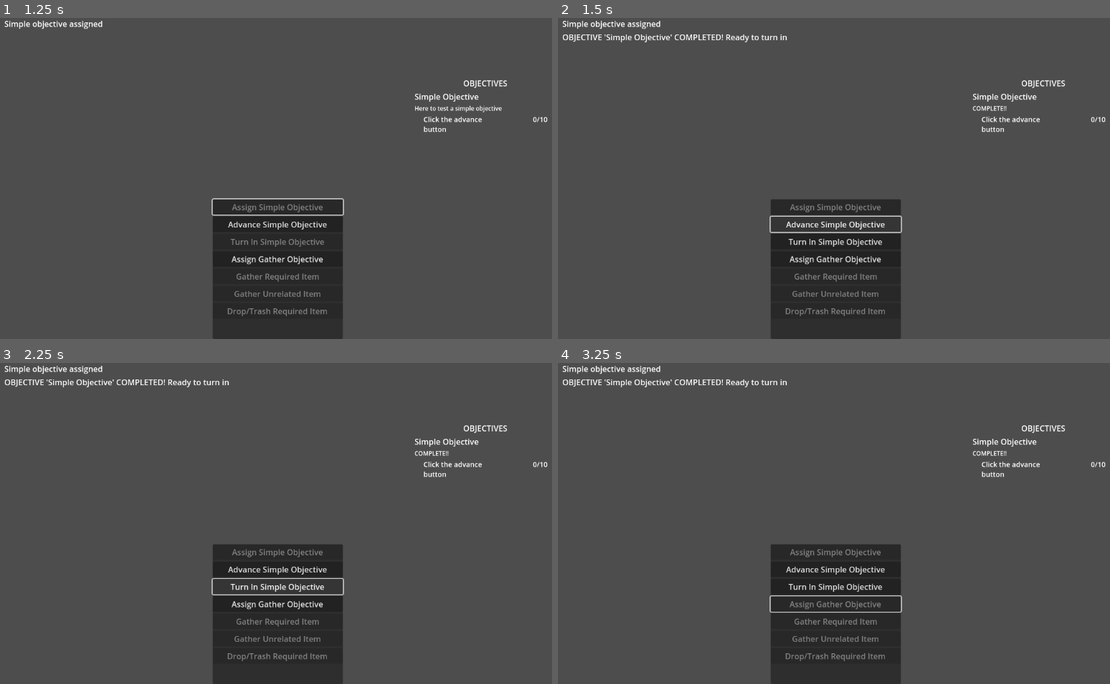
Above: before the commit, frames 1-4 (two rows, left to right).
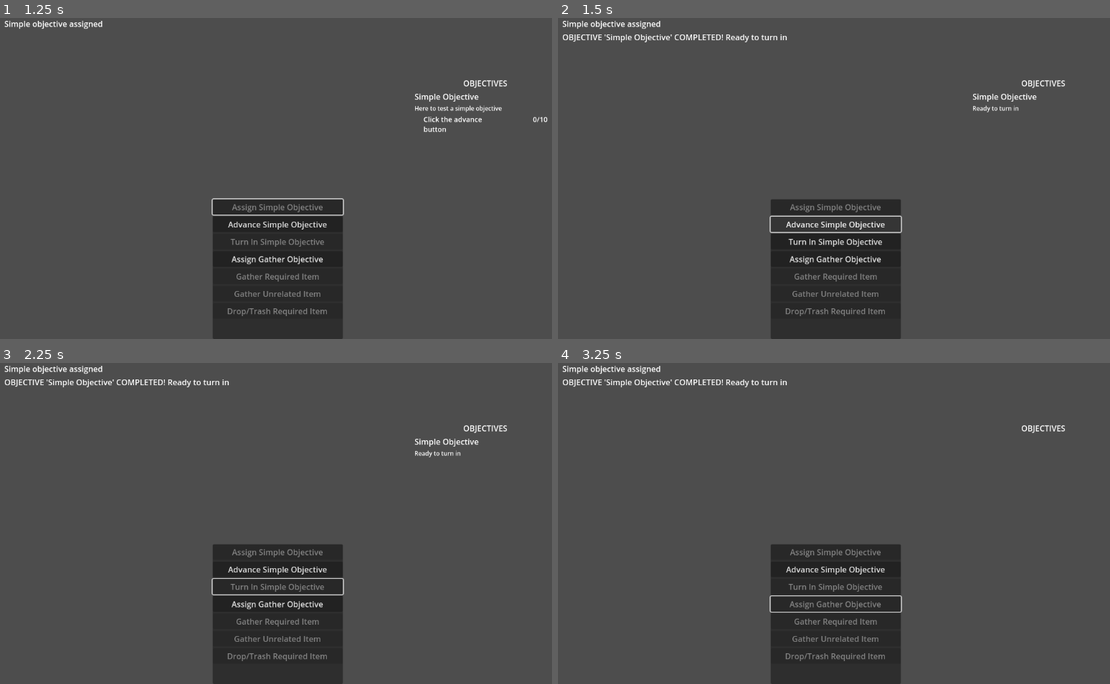
Above: after the commit, the same moments.

Repository: hamgoblin45/Fascism-Sim
Game: Godot game, scene res://Interface/objective_control.tscn
Two runs of this game, one before a commit and one after it. Both use one fixed random seed, a clock stepped at 60 frames per second and the inputs below.
Inputs:
- Up to frame 1 (1.25 s): click "Assign Simple Objective" at 0.5 s
- Up to frame 2 (1.5 s): click "Advance Simple Objective" at 1.25 s
- Up to frame 3 (2.25 s): click "Turn In Simple Objective" at 2 s
- Up to frame 4 (3.25 s): click "Assign Gather Objective" at 2.75 s

Frame 1 is identical in both runs. In frame 2, 0.2% of the frame differs, in the area x 75-100%, y 27-36%; in frame 3, 0.4%; in frame 4, 0.5%, in the area x 41-100%, y 23-72%.

Commit message:
Obj turn in logic

Diff:
--- a/objectives/Interface/objective_manager.gd
+++ b/objectives/Interface/objective_manager.gd
@@ -36,7 +36,9 @@
 
 
 func _turn_in_objective(objective: ObjectiveData):
-	pass
+	print("Objective %s turned in as acknowledge by ObjectiveManager" % objective)
+	objective.turned_in = true
+	EventBus.objective_turned_in.emit(objective)
 
 func _remove_objective(objective: ObjectiveData):
 	pass
--- a/objectives/Interface/objective_ui.gd
+++ b/objectives/Interface/objective_ui.gd
@@ -27,6 +27,7 @@
 
 	EventBus.objective_advanced.connect(_on_step_advanced)
 	EventBus.objective_completed.connect(_on_objective_complete)
+	EventBus.objective_turned_in.connect(_on_objective_turned_in)
 
 func _set_current_step(step: ObjectiveStepData):
 	print("Setting current step via ObjectiveUI")
@@ -48,4 +49,15 @@
 func _on_objective_complete(objective: ObjectiveData):
 	if objective.id == objective_data.id:
 		objective_name.text = objective.name
-		objective_description.text = "COMPLETE!!"
+		objective_description.text = "Ready to turn in"
+
+		#remove Steps from ui
+		for child in steps_container.get_children():
+			child.queue_free()
+
+func _on_objective_turned_in(objective: ObjectiveData):
+	if objective.id == objective_data.id:
+		print("Objective turned in acknowledged by its ObjectiveUI")
+		# This is where getting rewards would be displayed, as well as this panel fading out
+		await get_tree().create_timer(1.0).timeout
+		queue_free()
--- a/objectives/test_control.gd
+++ b/objectives/test_control.gd
@@ -80,6 +80,7 @@
 func _on_turn_in_simple_objective_pressed() -> void:
 	var obj = TEST_SIMPLE_OBJECTIVE
 	EventBus.turn_in_objective.emit(obj)
+	turn_in_simple_objective.disabled = true
 
 func _on_objective_completed(obj: ObjectiveData):
 	if obj.id == TEST_SIMPLE_OBJECTIVE.id:
